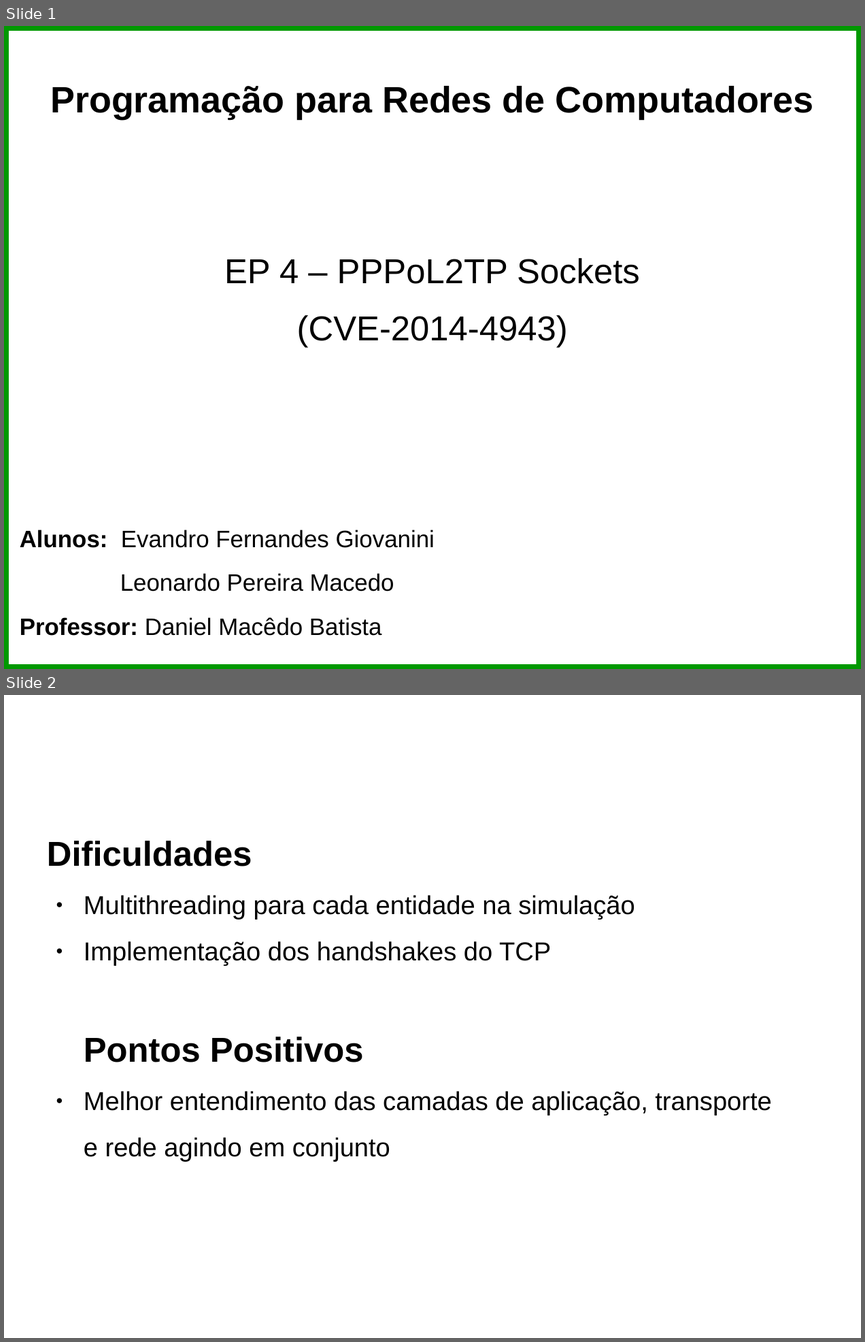
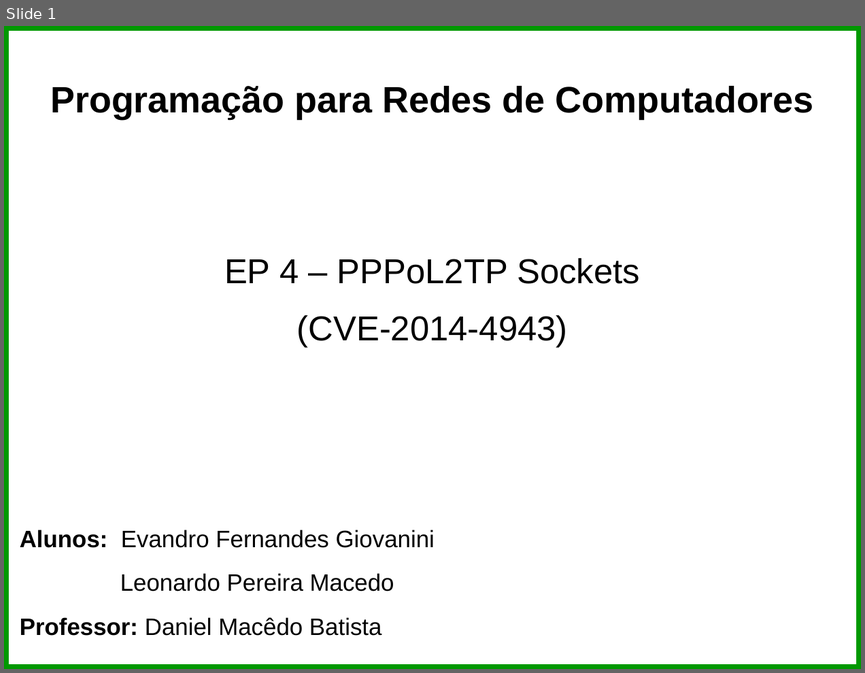
Before and after one commit to redes-2015/l2tp-socket-bug, a slide deck: slides/slides.odp. Shown one above the other, each under a label of ours: slides 1 and 2 before the commit, slide 1 after it. The pictures are 865x1342 and 865x673 pixels, drawn with LibreOffice and Linux fonts; fonts in the diff are those of the drawing; background and template pictures are left out. Boxes give left, top, right and bottom in pixels: in the first picture for what was removed or moved away, otherwise in the second. Text is boxed around its words. In the diff, an @@ line names an element or a change of style, - is before the commit and + after.

```diff
--- a/slides/slides.odp
+++ b/slides/slides.odp
@@ slide 2 removed at bbox=[4, 695, 861, 1338], background picture (left out) @@
@@ title removed at bbox=[47, 713, 818, 787] @@
-Conclusão
@@ text removed at bbox=[47, 841, 772, 1161] @@
-Dificuldades
-● Multithreading para cada entidade na simulação
-● Implementação dos handshakes do TCP
-Pontos Positivos
-● Melhor entendimento das camadas de aplicação, transporte
-e rede agindo em conjunto
```
Also in this commit, not shown: 8 slides added, 1 other file.
